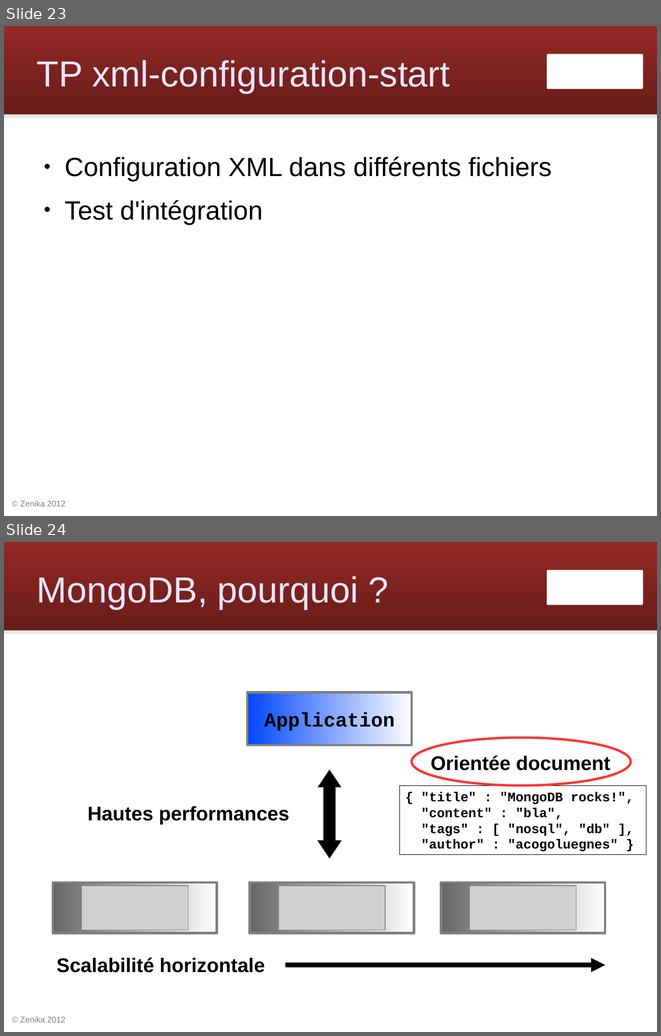
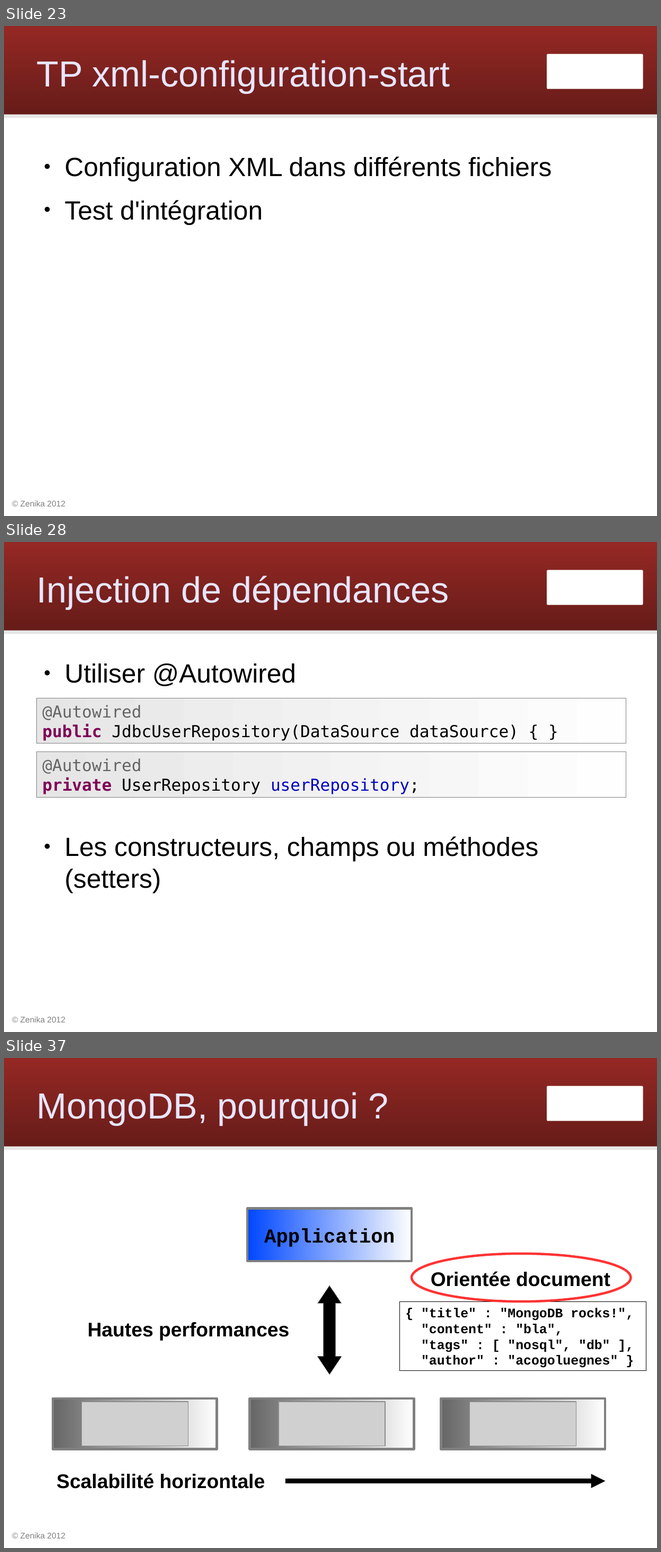
Before and after one commit to Zenika/workshop-spring-core, a slide deck: spring-workshop.odp. Shown one above the other, each under a label of ours: slides 23 and 24 before the commit, slides 23, 28 and 37 after it; the slides between them are not shown. The pictures are 661x1036 and 661x1552 pixels, drawn with LibreOffice and Linux fonts; fonts in the diff are those of the drawing; grey boxes stand for pictures; background and template pictures are left out. Boxes give left, top, right and bottom in pixels: in the first picture for what was removed or moved away, otherwise in the second. Text is boxed around its words. In the diff, an @@ line names an element or a change of style, - is before the commit and + after.

```diff
--- a/spring-workshop.odp
+++ b/spring-workshop.odp
@@ slide 28 added at <box>4,542,657,1032</box>, background #FFFFFF; not listed: 4 template elements that a slide beside it also shows @@
@@ title added at <box>37,575,449,609</box>, 44 pt, text #E6E6FF @@
+Injection de dépendances
@@ text added at <box>64,663,538,892</box>, 32 pt, text #000000 @@
+● Utiliser @Autowired
+● Les constructeurs, champs ou méthodes (setters)
@@ rectangle added at <box>36,698,626,743</box>, fill gradient #E6E6E6 to #FEFEFE, outline #808080 0 pt, 20 pt, text #000000 @@
+@Autowired
+public JdbcUserRepository(DataSource dataSource) { }
@@ rectangle added at <box>36,752,626,797</box>, fill gradient #E6E6E6 to #FEFEFE, outline #808080 0 pt, 20 pt, text #000000 @@
+@Autowired
+private UserRepository userRepository;
@@ what was slide 24 is now slide 37 @@
```
Also in this commit, not shown: 1 slide changed, 12 other slides added.
